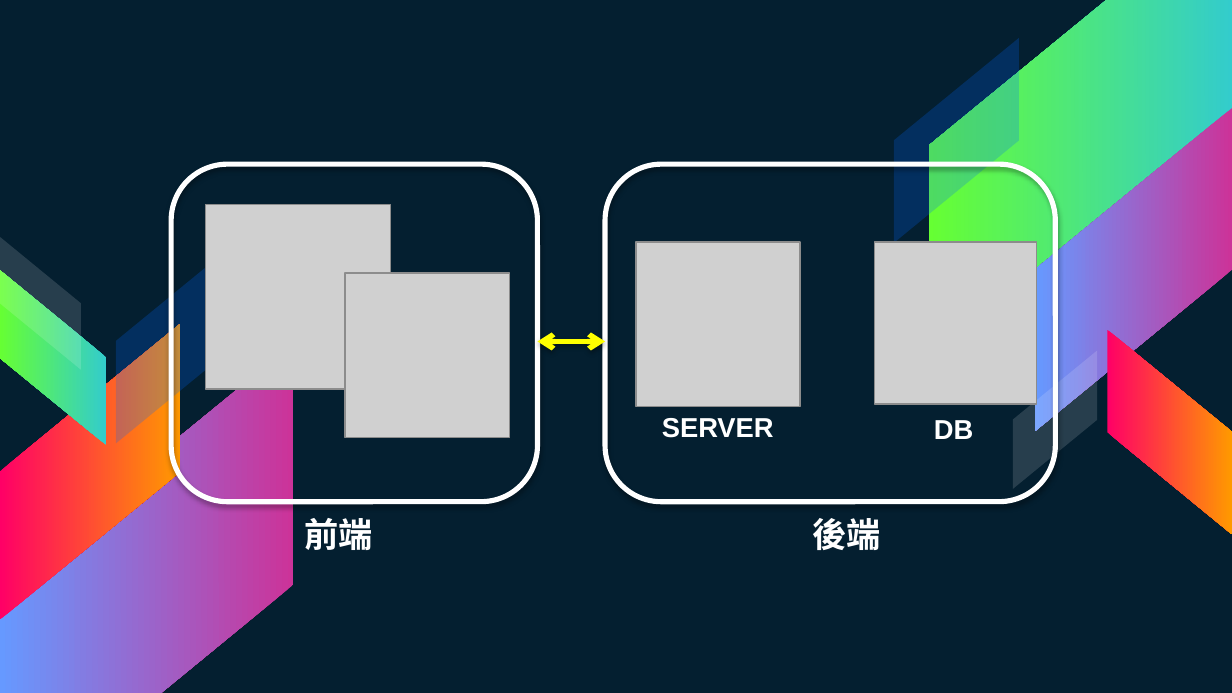
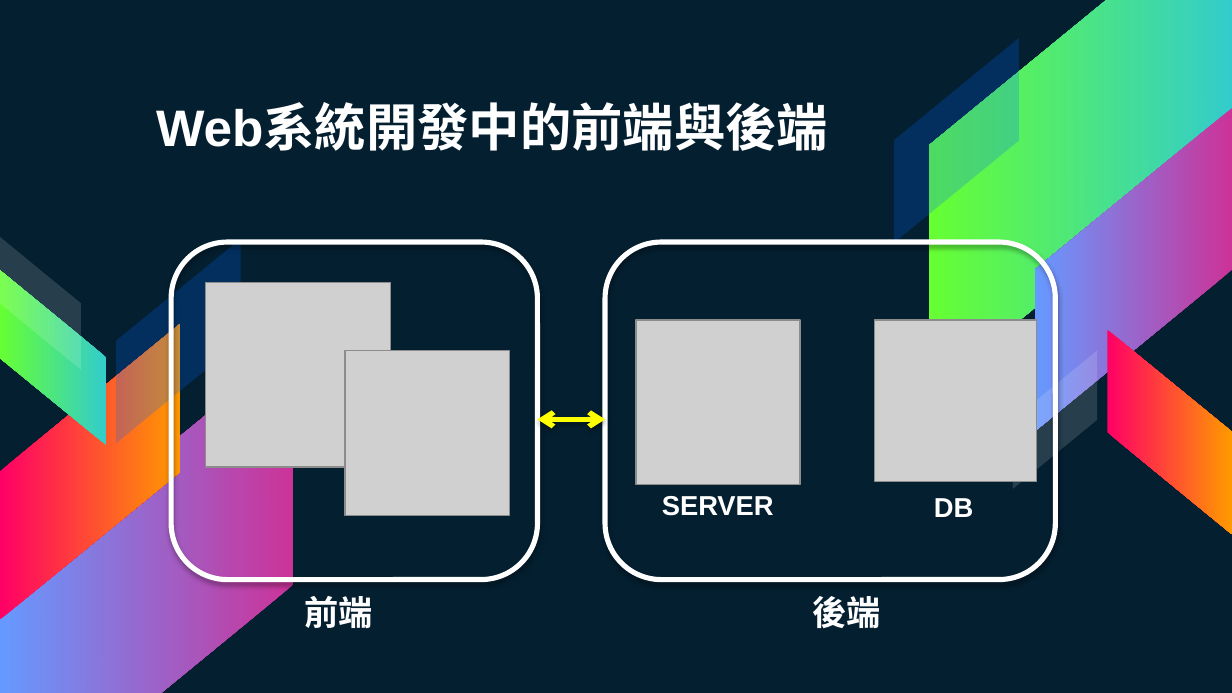
Before and after one commit to mmmaaaxxx77/NodeJS_YuanZe_Workshop, a slide deck: slide 10 of Documents/day2.pptx (slide 24 before the commit). Drawn at 1232x693 pixels with LibreOffice and Linux fonts; fonts in the diff are those of the drawing; grey boxes stand for pictures. Boxes give left, top, right and bottom in pixels: in the first picture for what was removed or moved away, otherwise in the second. Text is boxed around its words. In the diff, an @@ line names an element or a change of style, - is before the commit and + after.

```diff
--- a/Documents/day2.pptx
+++ b/Documents/day2.pptx
@@ text added at [156,105,828,151], 30 pt, text #FFFFFF, bold @@
+Web系統開發中的前端與後端
@@ 2 rounded rectangles, 1 text, 1 double arrow: place and size @@
-2 rounded rectangles, 1 text, 1 double arrow at [171,164,1056,501]
+2 rounded rectangles, 1 text, 1 double arrow at [171,243,1056,580]
@@ 4 pictures, 3 texts: place and size @@
-4 pictures, 3 texts at [206,205,1036,550]
+4 pictures, 3 texts at [206,282,1036,628]
```
Also in this commit, not shown: 10 other slides changed, 12 slides added, 16 slides removed, 31 other files.
